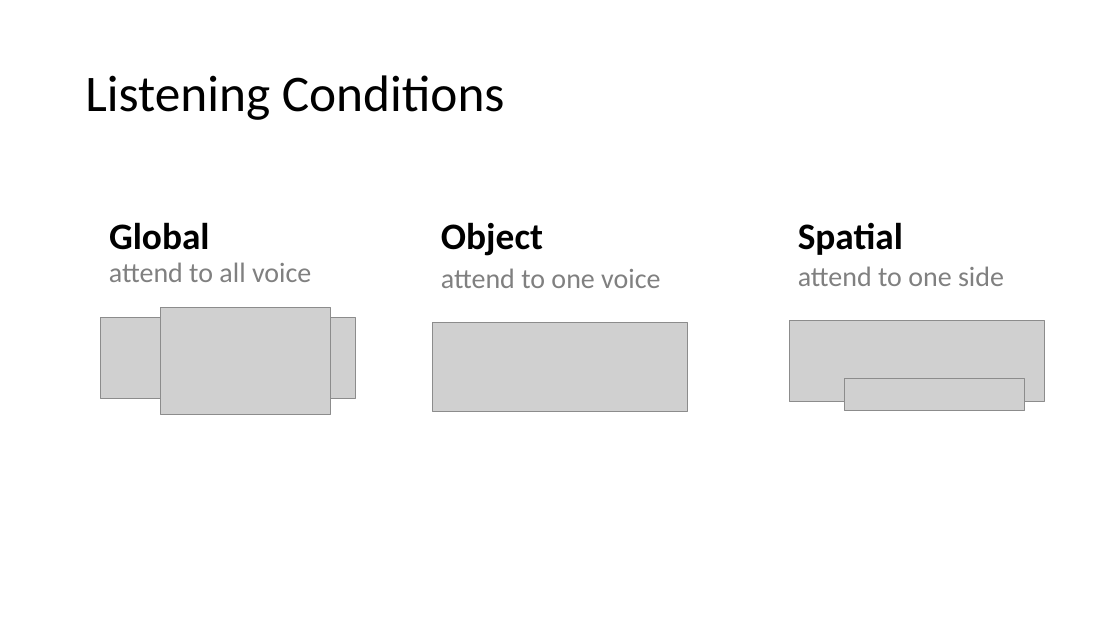
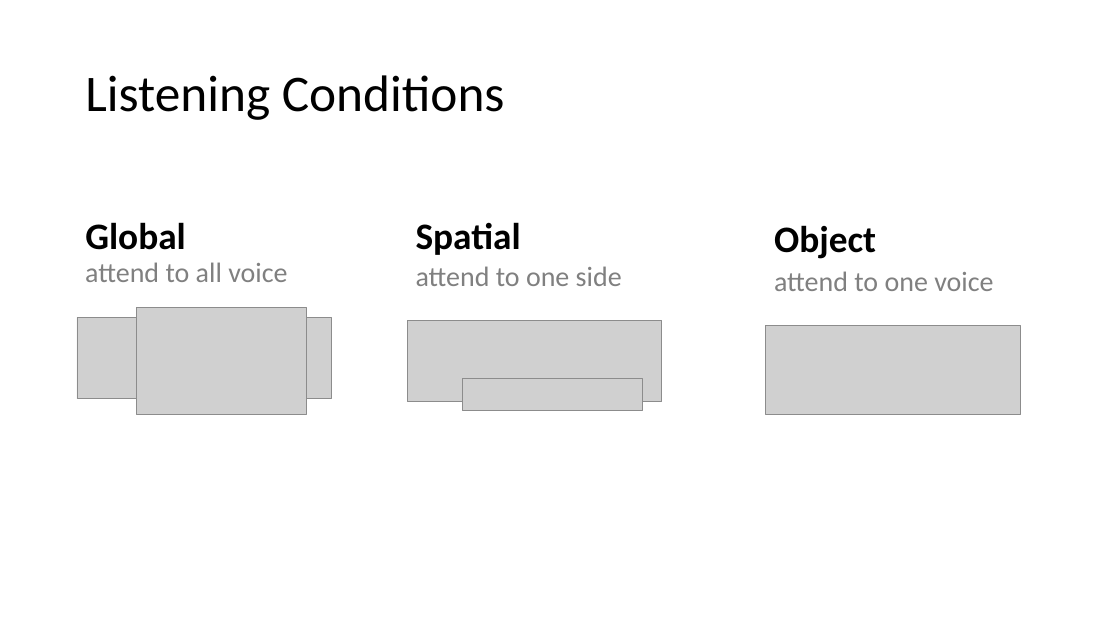
Before and after one commit to haberdashPI/german_track, a slide deck: slide 22 of presentations/ARO_2021/adapting_auditory_attention.pptx (slide 19 before the commit). Drawn at 1120x630 pixels with LibreOffice and Linux fonts; fonts in the diff are those of the drawing; grey boxes stand for pictures. Boxes give left, top, right and bottom in pixels: in the first picture for what was removed or moved away, otherwise in the second. Text is boxed around its words. In the diff, an @@ line names an element or a change of style, - is before the commit and + after.

```diff
--- a/presentations/ARO_2021/adapting_auditory_attention.pptx
+++ b/presentations/ARO_2021/adapting_auditory_attention.pptx
@@ text "Object": place and size @@
-text "Object" at (441,222,543,256)
+text "Object" at (774,225,876,259)
@@ 2 texts, 1 picture: place and size @@
-2 texts, 1 picture at (798,222,1025,410)
+2 texts, 1 picture at (416,222,643,410)
@@ text "attend to one voice": place and size @@
-text "attend to one voice" at (441,268,660,288)
+text "attend to one voice" at (774,271,993,291)
@@ 2 pictures, 2 texts: place and size @@
-2 pictures, 2 texts at (101,222,355,414)
+2 pictures, 2 texts at (77,222,332,414)
@@ picture: place and size @@
-picture at (433,323,687,411)
+picture at (408,320,662,402)
@@ picture: place and size @@
-picture at (790,320,1044,402)
+picture at (766,326,1021,414)
```
Also in this commit, not shown: 16 other slides changed, 3 slides added, 21 slides removed.
